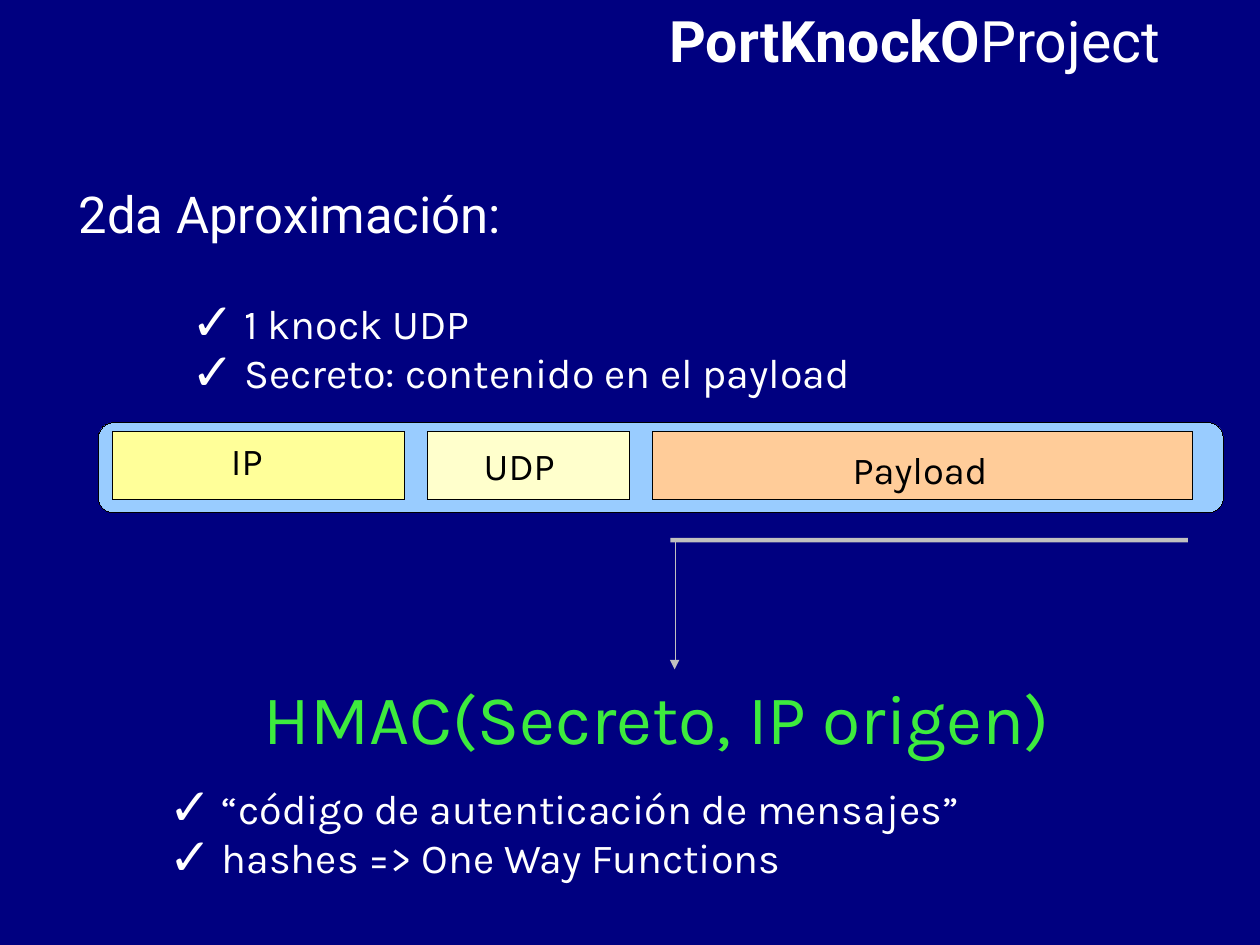
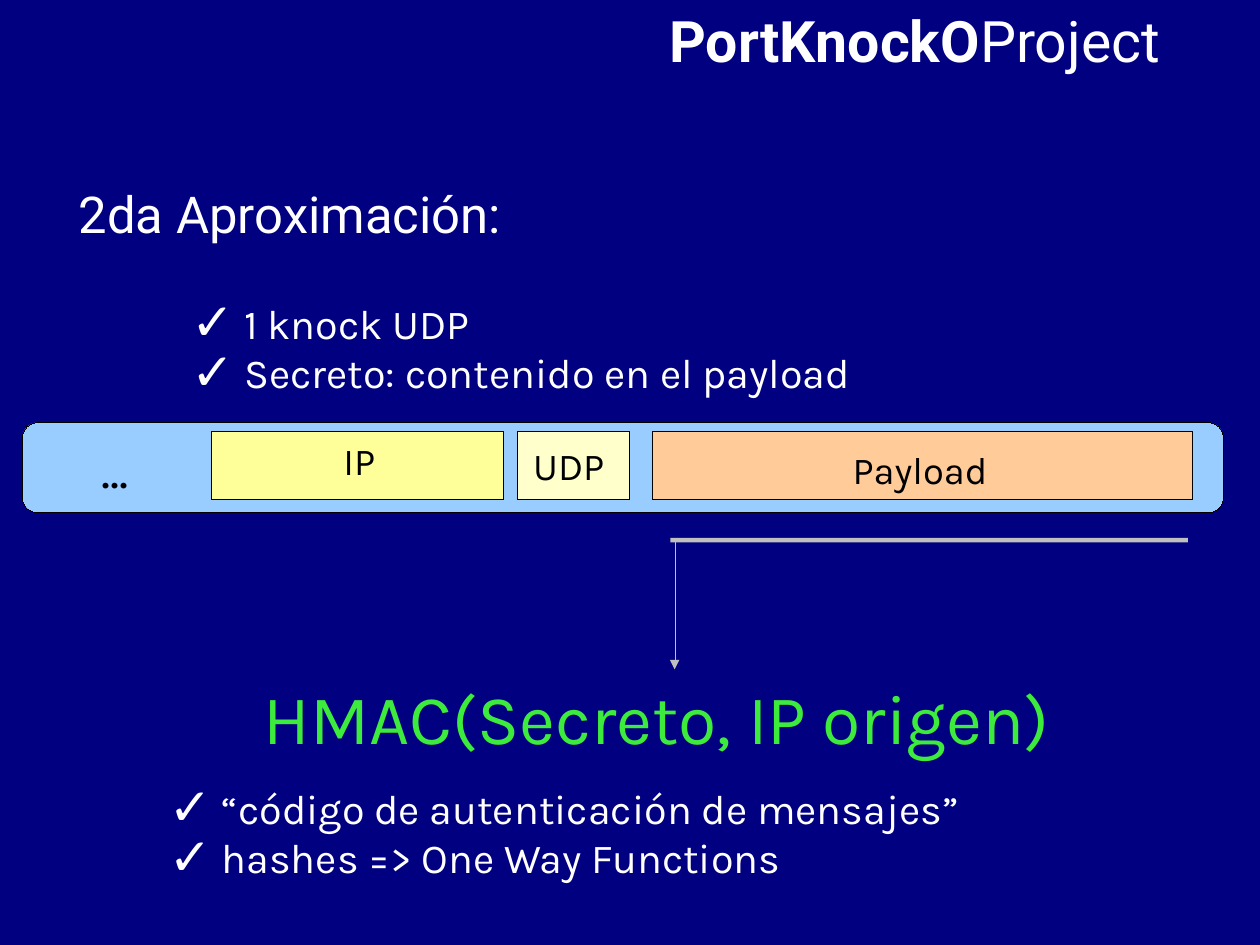
Before and after one commit to BackupTheBerlios/portknocko-svn, a slide deck: slide 9 of trunk/jornadas/jornadas.odp. Drawn at 1260x945 pixels with LibreOffice and Linux fonts; fonts in the diff are those of the drawing. Boxes give left, top, right and bottom in pixels: in the first picture for what was removed or moved away, otherwise in the second. Text is boxed around its words. In the diff, an @@ line names an element or a change of style, - is before the commit and + after.

```diff
--- a/trunk/jornadas/jornadas.odp
+++ b/trunk/jornadas/jornadas.odp
@@ rounded rectangle: place and size @@
-rounded rectangle at bbox=[98, 423, 1223, 513]
+rounded rectangle at bbox=[23, 423, 1225, 513]
@@ text added at bbox=[90, 432, 225, 512], 32 pt, text #000000 @@
+...
@@ rectangle: place and size @@
-rectangle at bbox=[112, 432, 405, 500]
+rectangle at bbox=[212, 432, 504, 500]
@@ text "IP": place and size @@
-text "IP" at bbox=[231, 451, 263, 475]
+text "IP" at bbox=[343, 451, 375, 475]
@@ rectangle: place and size @@
-rectangle at bbox=[428, 432, 630, 500]
+rectangle at bbox=[518, 432, 630, 500]
@@ text "UDP": place and size @@
-text "UDP" at bbox=[484, 456, 555, 481]
+text "UDP" at bbox=[533, 456, 604, 481]
```
Also in this commit, not shown: 2 other slides changed.
